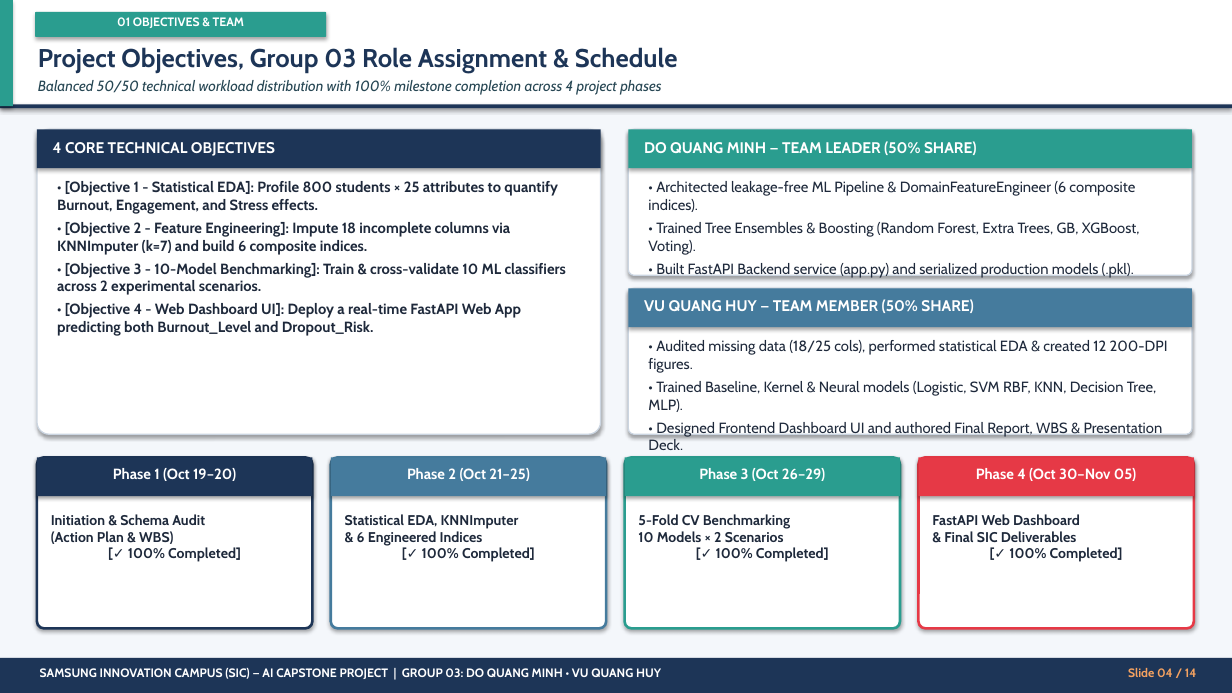
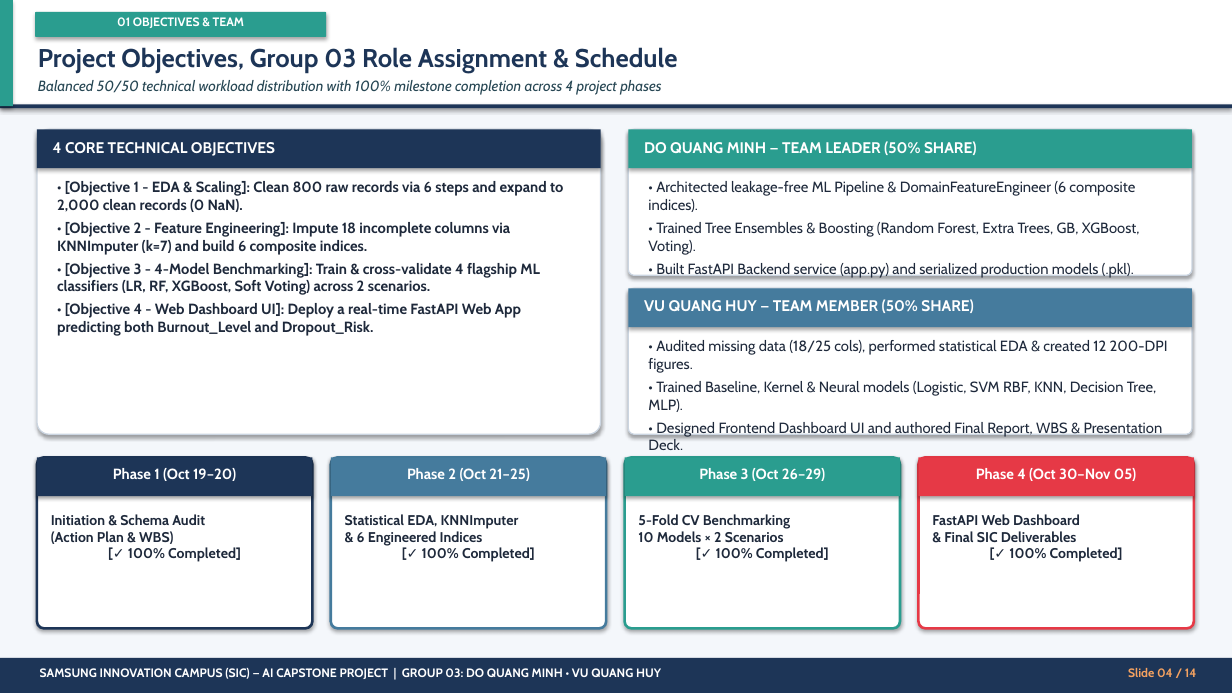
Before and after one commit to mrminh836/Student_Burnout, a slide deck: slide 4 of SIC_Documents_EN/SIC_AI_Capstone Project_Presentation Slide Template.pptx. Drawn at 1232x693 pixels with LibreOffice and Linux fonts; fonts in the diff are those of the drawing. Boxes give left, top, right and bottom in pixels: in the first picture for what was removed or moved away, otherwise in the second. Text is boxed around its words. In the diff, an @@ line names an element or a change of style, - is before the commit and + after.

```diff
--- a/SIC_Documents_EN/SIC_AI_Capstone Project_Presentation Slide Template.pptx
+++ b/SIC_Documents_EN/SIC_AI_Capstone Project_Presentation Slide Template.pptx
@@ text at <box>57,181,563,212</box>: text changed @@
-• [Objective 1 - Statistical EDA]: Profile 800 students × 25 attributes to quantify Burnout, Engagement, and Stress effects.
+• [Objective 1 - EDA & Scaling]: Clean 800 raw records via 6 steps and expand to 2,000 clean records (0 NaN).
@@ text at <box>57,263,540,295</box>: text changed @@
-• [Objective 3 - 10-Model Benchmarking]: Train & cross-validate 10 ML classifiers across 2 experimental scenarios.
+• [Objective 3 - 4-Model Benchmarking]: Train & cross-validate 4 flagship ML classifiers (LR, RF, XGBoost, Soft Voting) across 2 scenarios.
```
Also in this commit, not shown: 5 other slides changed, 5 other files.
